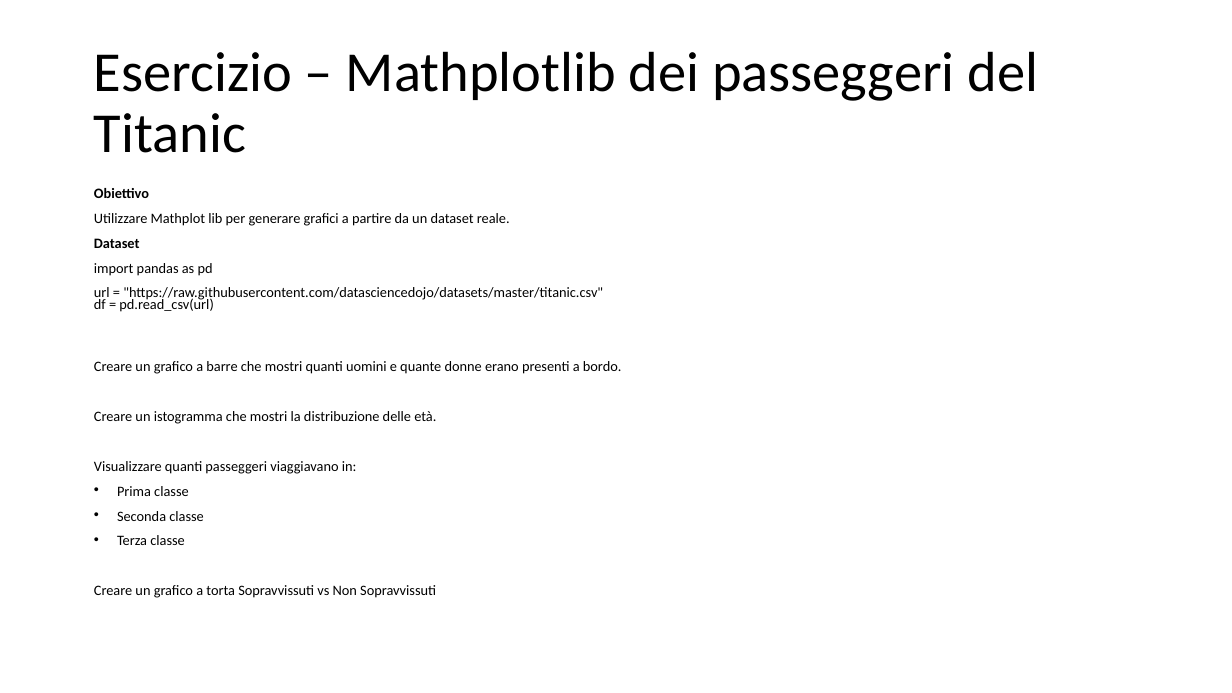
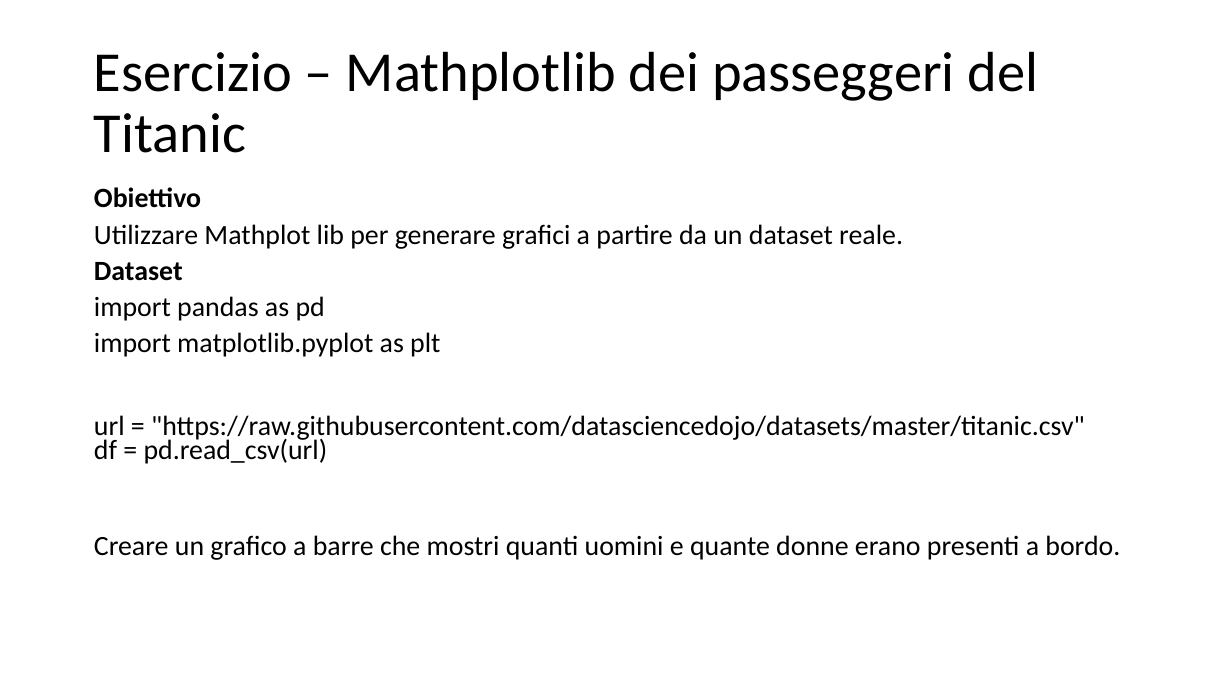
Before and after one commit to dipialx/Corso-Python, a slide deck: slide 2 of EsercizioLez3.3.pptx. Drawn at 1232x693 pixels with LibreOffice and Linux fonts; fonts in the diff are those of the drawing. Boxes give left, top, right and bottom in pixels: in the first picture for what was removed or moved away, otherwise in the second. Text is boxed around its words. In the diff, an @@ line names an element or a change of style, - is before the commit and + after.

```diff
--- a/EsercizioLez3.3.pptx
+++ b/EsercizioLez3.3.pptx
@@ text at box(94, 187, 1120, 560): size 11.2 to 21.7 pt in "Obiettivo", "Utilizzare Mathplot lib per generare grafici a ...", "Dataset", "Creare un grafico a barre che mostri ..." @@
@@ text at box(94, 296, 1085, 464): text changed; size 11.2 to 21.7 pt @@
-import pandas as pd
-url = "https://raw.githubusercontent.com/datasciencedojo/datasets/master/titanic.csv"
-df = pd.read_csv(url)
+import pandas as pd
+import matplotlib.pyplot as plt
+url = "https://raw.githubusercontent.com/datasciencedojo/datasets/master/titanic.csv"
+df = pd.read_csv(url)
@@ text at box(94, 411, 436, 598): paragraphs removed @@
-Creare un istogramma che mostri la distribuzione delle età.
-Visualizzare quanti passeggeri viaggiavano in:
-• Prima classe
-• Seconda classe
-• Terza classe
-Creare un grafico a torta Sopravvissuti vs Non Sopravvissuti
```
Also in this commit, not shown: 4 slides added, 2 other files.
